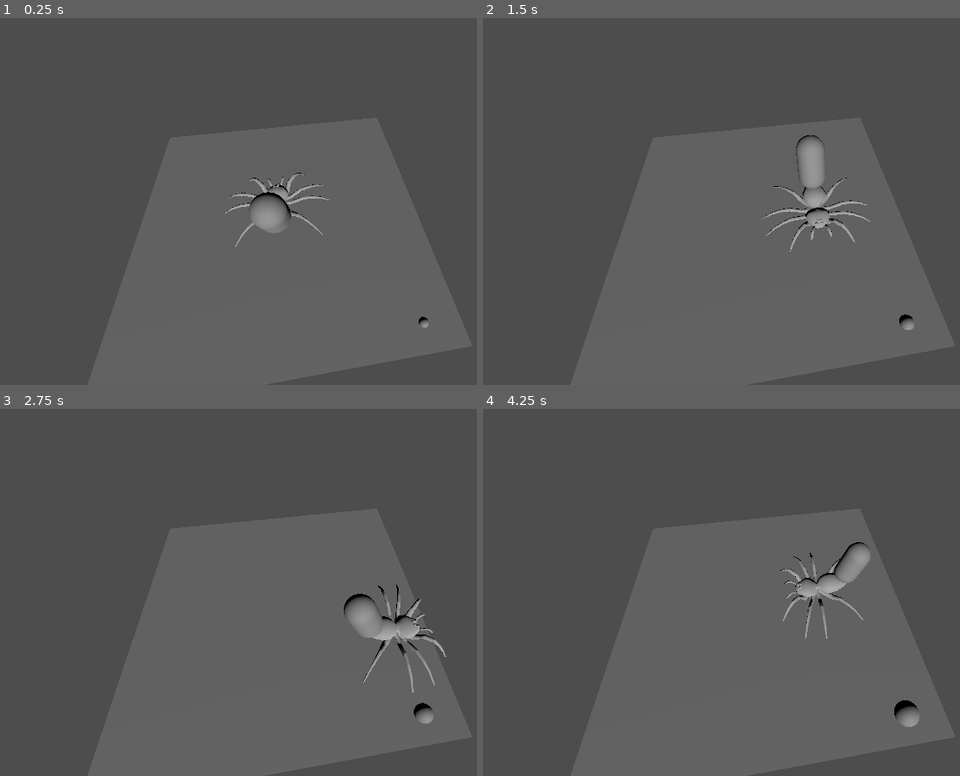
Above: before the commit, frames 1-4 (two rows, left to right).
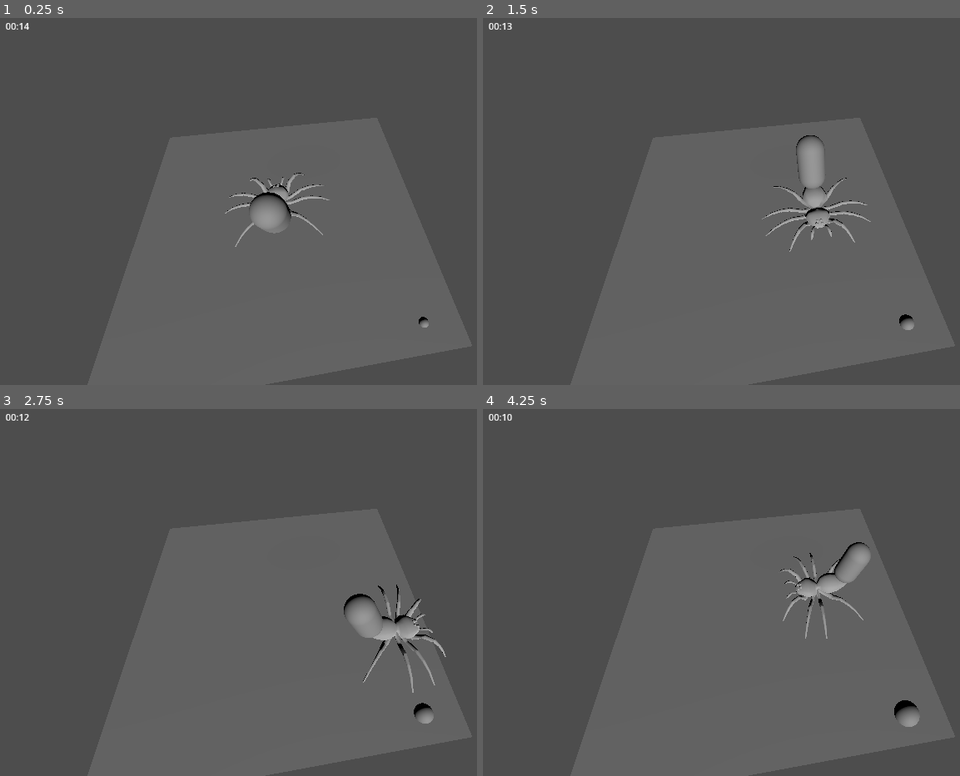
Above: after the commit, the same moments.

Repository: justfordoener/ggj_2025
Game: Godot game, scene res://scenes/level.tscn
Same seed, same stepped clock (60 frames per second), same inputs: the game is played once before the commit and once after it.
Inputs:
- Up to frame 1 (0.25 s): no input
- Up to frame 2 (1.5 s): hold D (move_right) 0.53-1.28 s; hold S (move_down) from 1.28 s (still down)
- Up to frame 3 (2.75 s): release S (move_down) at 2.03 s; hold D (move_right) from 2.03 s (still down)
- Up to frame 4 (4.25 s): release D (move_right) at 2.78 s; hold W (move_up) 2.78-3.53 s; hold A (move_left) from 3.53 s (still down)

The runs differ from the first frame. In frame 1, less than 0.1% of the frame differs, in the area x 1-7%, y 1-4%; in frame 2, less than 0.1%; in frame 3, less than 0.1%; in frame 4, less than 0.1%.

Commit message:
add timer to scene

Diff:
--- a/scenes/level.tscn
+++ b/scenes/level.tscn
@@ -1,7 +1,8 @@
-[gd_scene load_steps=4 format=3 uid="uid://cigres6fumq7p"]
+[gd_scene load_steps=5 format=3 uid="uid://cigres6fumq7p"]
 
 [ext_resource type="PackedScene" uid="uid://fmpob7r38tkr" path="res://scenes/spider.tscn" id="1_owgxw"]
 [ext_resource type="PackedScene" uid="uid://dgrfa40y3gln3" path="res://scenes/bubble.tscn" id="2_r3a42"]
+[ext_resource type="PackedScene" uid="uid://oge4drkjke1h" path="res://scenes/timer.tscn" id="3_0pkff"]
 
 [sub_resource type="PlaneMesh" id="PlaneMesh_rwh51"]
 
@@ -20,3 +21,5 @@
 
 [node name="bubble" parent="." instance=ExtResource("2_r3a42")]
 transform = Transform3D(0.1, 0, 0, 0, 0.1, 0, 0, 0, 0.1, 0.774361, 0.0186862, 0.851193)
+
+[node name="game timer" parent="." instance=ExtResource("3_0pkff")]
